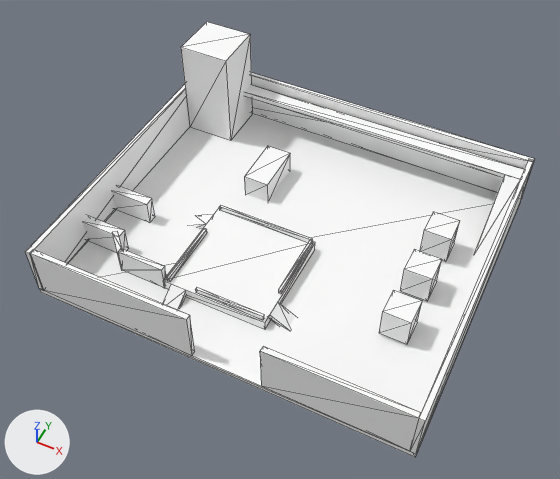
Renders of the OBJ model Assets/Meshes/Helipad.obj from each side of a commit.
Rendered twice from a camera (50 mm lens) standing at (46.3, -86.9, 108.3) and looking at (5.3, -4.9, 5.8). Every picture has the same lights, and +X, +Y and +Z are marked at lower left. The older version comes first. Mesh edges are drawn as thin lines. Where no turn or scale is listed for an object, it has been applied to the vertices. Vertices at exactly the same position are counted once.

Script lines for the objects in view, before the commit:
```python
me_helipad = bpy.data.meshes.new('Helipad')
me_helipad.from_pydata(...)  # 194 vertices, 300 faces; spans x -29.5..40.5, y -30.0..30.5, z -0.9..20.5
me_helipad.materials.append(mat_default)  # white #ffffff
ob_helipad = bpy.data.objects.new('Helipad', me_helipad)
ob_helipad.location = (0.0, 0.0, 0.0)
```
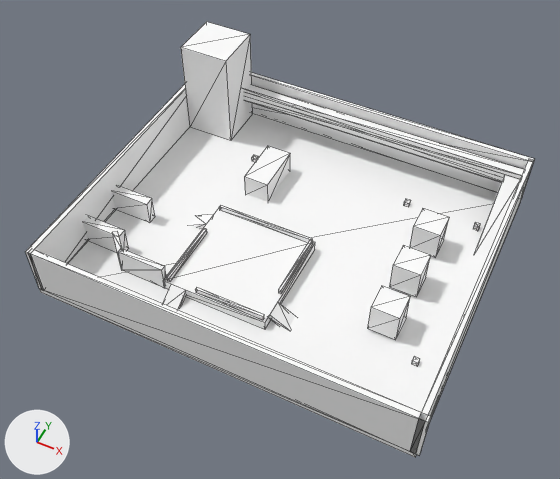
The change, as JSON lines over the scene's bpy script:
```json
{"block": "me_helipad", "where": "# used by ob_helipad; location = (0.0, 0.0, 0.0)"}
{"op": "remove", "block": "me_helipad", "code": "me_helipad.from_pydata(...)  # 194 vertices, 300 faces; spans x -29.5..40.5, y -30.0..30.5, z -0.9..20.5"}
{"op": "add", "block": "me_helipad", "code": "me_helipad.from_pydata(...)  # 228 vertices, 348 faces; spans x -29.5..41.0, y -30.0..30.5, z -0.9..20.5"}
{"block": "me_helipad", "change": "me_helipad part 1: the loose piece of 8 vertices spanning x 27.5..32.5, y -12.5..-7.5, z 1.0..7.0 is moved by (-2.0, 0.0, 0.0)"}
{"block": "me_helipad", "change": "me_helipad part 2: the loose piece of 8 vertices spanning x 27.5..32.5, y -2.5..2.5, z 1.0..7.0 is moved by (-2.0, 0.0, 0.0)"}
{"block": "me_helipad", "change": "me_helipad part 3: the loose piece of 8 vertices spanning x 27.5..32.5, y 7.5..12.5, z 1.0..7.0 is moved by (-2.0, 0.0, 0.0)"}
{"block": "me_helipad", "change": "me_helipad part 4: a new loose piece, a box spanning x -29.0..41.0, y -30.0..-29.0, z 0.5..10.5, in mat_default (white #ffffff)"}
{"block": "me_helipad", "change": "me_helipad part 5: a new loose piece, a box spanning x -20.43..39.57, y 26.02..26.12, z 6.5..9.5, in mat_default (white #ffffff)"}
{"block": "me_helipad", "change": "me_helipad part 6: a new loose piece, a box spanning x 34.4..35.4, y -15.4..-14.4, z 0.5..1.5, in mat_default (white #ffffff)"}
{"block": "me_helipad", "change": "me_helipad part 7: a new loose piece, a box spanning x 34.4..35.4, y 17.9..18.9, z 0.5..1.5, in mat_default (white #ffffff)"}
{"block": "me_helipad", "change": "me_helipad part 8: a new loose piece, a box spanning x 20.5..21.5, y 17.9..18.9, z 0.5..1.5, in mat_default (white #ffffff)"}
{"block": "me_helipad", "change": "other edits to the shape of me_helipad do not show in these pictures"}
```

Location of each change, [x1, y1, x2, y2] in pixels of the pictures (560 x 479 px; the box of a moved part takes in the faces that stretch with it):
```json
{"part": 1, "of": "me_helipad", "change": "moved or reshaped", "before": [379, 290, 422, 344], "after": [368, 286, 410, 340]}
{"part": 2, "of": "me_helipad", "change": "moved or reshaped", "before": [400, 249, 442, 301], "after": [389, 245, 431, 297]}
{"part": 3, "of": "me_helipad", "change": "moved or reshaped", "before": [420, 212, 460, 262], "after": [409, 209, 449, 258]}
{"part": 4, "of": "me_helipad", "change": "added", "after": [28, 249, 431, 455]}
{"part": 5, "of": "me_helipad", "change": "added", "after": [244, 89, 521, 182]}
{"part": 6, "of": "me_helipad", "change": "added", "after": [411, 356, 420, 366]}
{"part": 7, "of": "me_helipad", "change": "added", "after": [473, 222, 480, 231]}
{"part": 8, "of": "me_helipad", "change": "added", "after": [403, 199, 411, 207]}
```
